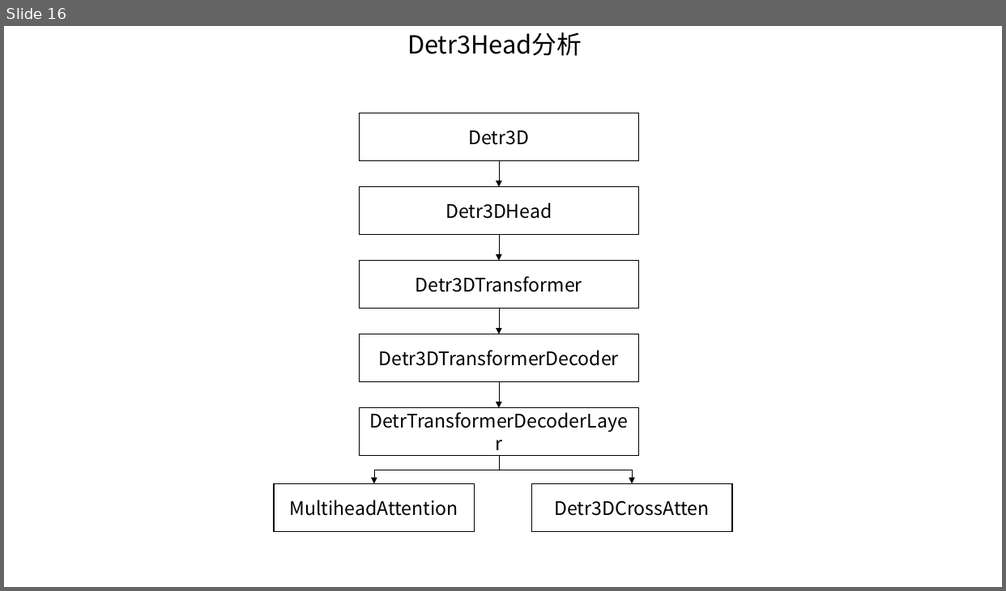
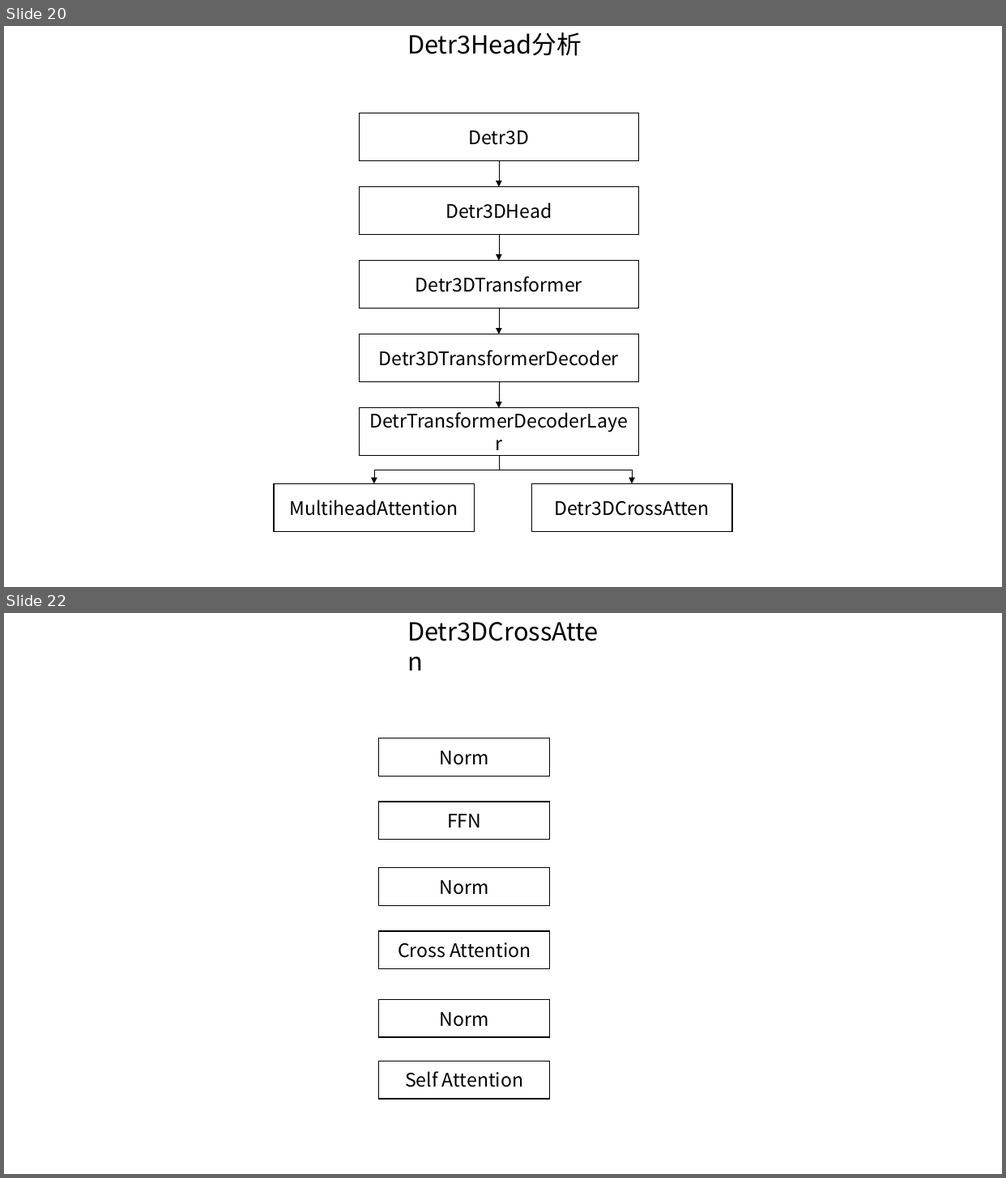
Before and after one commit to foxbao/mmlab_install, a slide deck: 数据集结构.pptx. Shown one above the other, each under a label of ours: slide 16 before the commit, slides 20 and 22 after it; the slides between them are not shown. The pictures are 1006x591 and 1006x1178 pixels, drawn with LibreOffice and Linux fonts; fonts in the diff are those of the drawing. Boxes give left, top, right and bottom in pixels: in the first picture for what was removed or moved away, otherwise in the second. Text is boxed around its words. In the diff, an @@ line names an element or a change of style, - is before the commit and + after.

Commit message:
added the contents for detr3d

```diff
--- a/数据集结构.pptx
+++ b/数据集结构.pptx
@@ slide 22 added at (4, 613, 1002, 1174), background #FFFFFF @@
@@ text added at (400, 613, 611, 649), 24 pt, text #000000 @@
+Detr3DCrossAtten
@@ rectangle added at (379, 739, 550, 776), outline #000000 1 pt, 18 pt, text #000000 @@
+Norm
@@ rectangle added at (379, 802, 550, 839), outline #000000 1 pt, 18 pt, text #000000 @@
+FFN
@@ rectangle added at (379, 868, 550, 905), outline #000000 1 pt, 18 pt, text #000000 @@
+Norm
@@ rectangle added at (379, 931, 550, 969), outline #000000 1 pt, 18 pt, text #000000 @@
+Cross Attention
@@ rectangle added at (379, 1000, 550, 1037), outline #000000 1 pt, 18 pt, text #000000 @@
+Norm
@@ rectangle added at (379, 1062, 550, 1099), outline #000000 1 pt, 18 pt, text #000000 @@
+Self Attention
@@ what was slide 16 is now slide 20 @@
```
Also in this commit, not shown: 2 slides changed, 6 other slides added, 1 slide removed, 4 other files.
